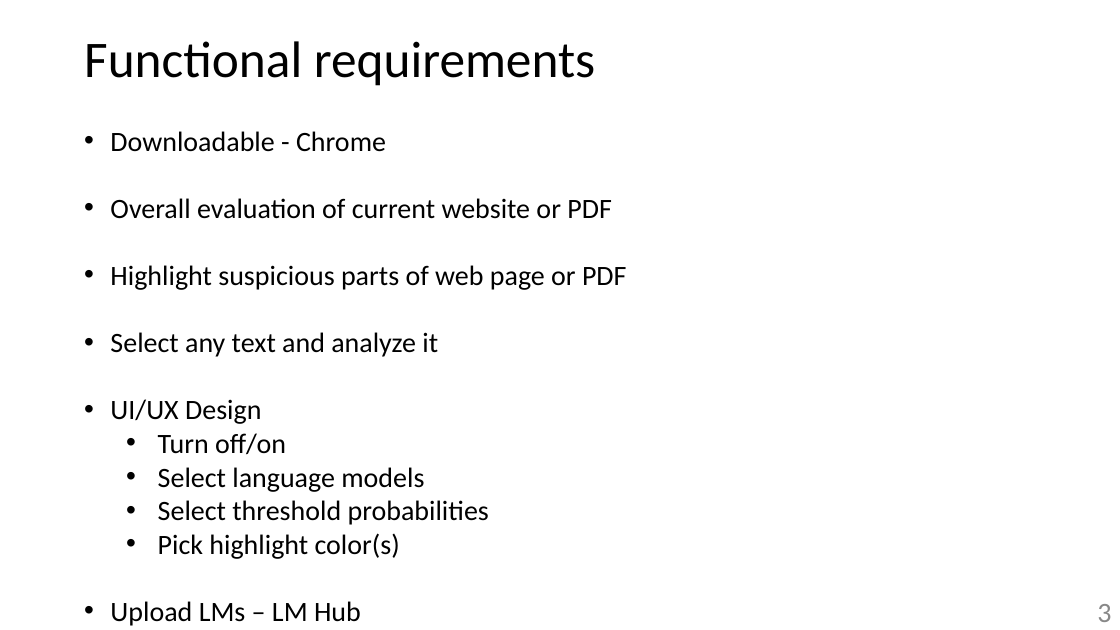
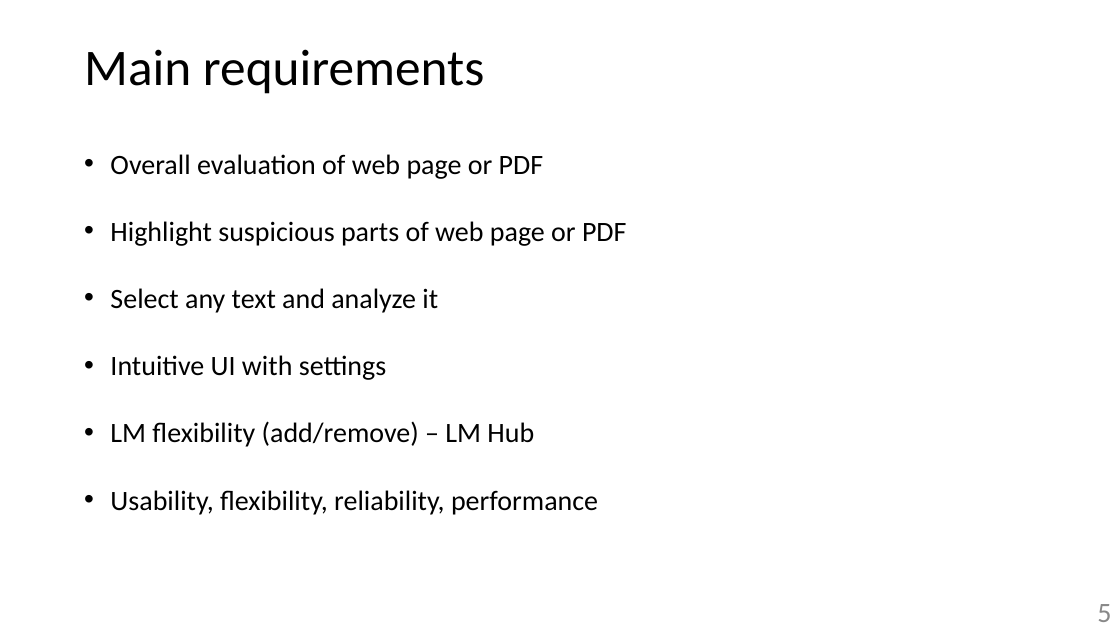
Before and after one commit to zzzzz151/AI-text-detector, a slide deck: slide 5 of presentation-prototype.pptx (slide 3 before the commit). Drawn at 1120x630 pixels with LibreOffice and Linux fonts; fonts in the diff are those of the drawing. Boxes give left, top, right and bottom in pixels: in the first picture for what was removed or moved away, otherwise in the second. Text is boxed around its words. In the diff, an @@ line names an element or a change of style, - is before the commit and + after.

```diff
--- a/presentation-prototype.pptx
+++ b/presentation-prototype.pptx
@@ title at bbox=[84, 49, 484, 94]: text changed @@
-Functional requirements
+Main requirements
@@ text "Overall evaluation of web page ...": place and size @@
-text "Overall evaluation of web page ..." at bbox=[110, 131, 627, 626]
+text "Overall evaluation of web page ..." at bbox=[110, 154, 627, 515]
@@ text at bbox=[110, 154, 544, 179]: text changed @@
-• Downloadable - Chrome
-• Overall evaluation of current website or PDF
+• Overall evaluation of web page or PDF
@@ text at bbox=[110, 355, 598, 515]: text changed @@
-• UI/UX Design
-  • Turn off/on
-  • Select language models
-  • Select threshold probabilities
-  • Pick highlight color(s)
-• Upload LMs – LM Hub
+• Intuitive UI with settings
+• LM flexibility (add/remove) – LM Hub
+• Usability, flexibility, reliability, performance
@@ page number at bbox=[1097, 604, 1111, 622]: text changed @@
-3
+5
```
Also in this commit, not shown: 1 other slide changed, 2 slides added, 1 slide removed, 1 other file.
